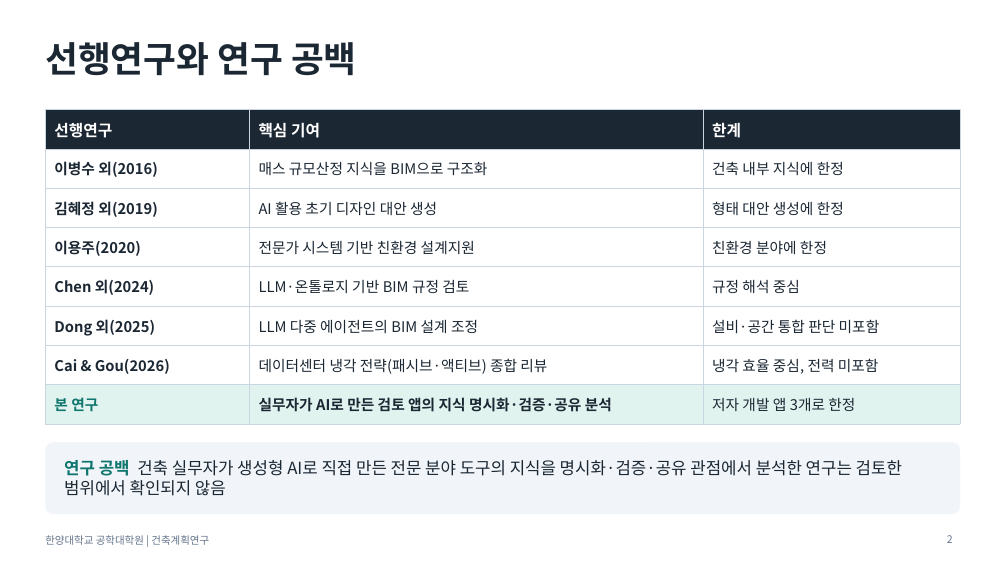
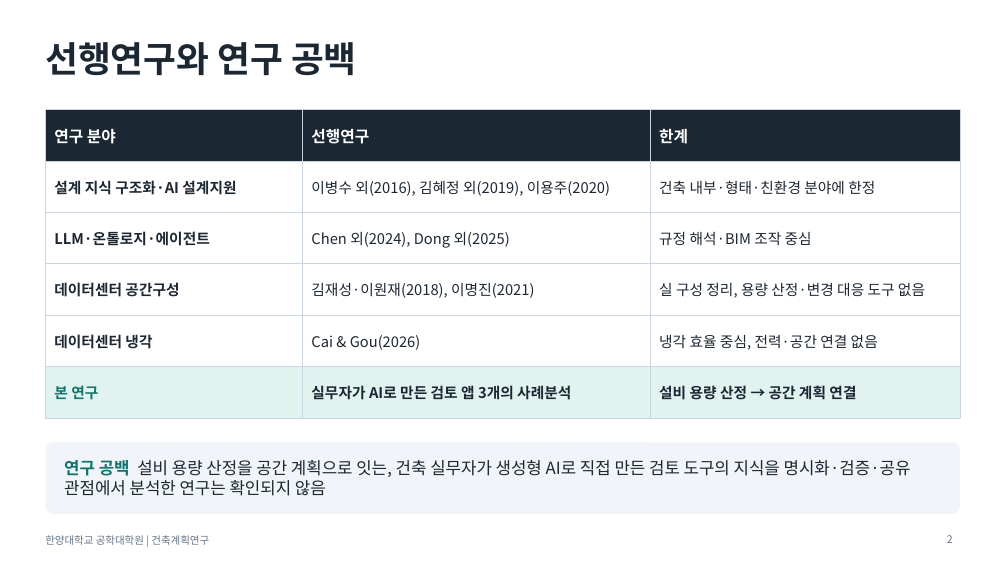
Before and after one commit to sangchuls/pango-gmp, a slide deck: slide 2 of research/slides/presentation.pptx. Drawn at 1008x567 pixels with LibreOffice and Linux fonts; fonts in the diff are those of the drawing. Boxes give left, top, right and bottom in pixels: in the first picture for what was removed or moved away, otherwise in the second. Text is boxed around its words. In the diff, an @@ line names an element or a change of style, - is before the commit and + after.

```diff
--- a/research/slides/presentation.pptx
+++ b/research/slides/presentation.pptx
@@ table at [45,110,960,404] @@
-row 1: 선행연구 | 핵심 기여 | 한계
-row 2: 이병수 외(2016) | 매스 규모산정 지식을 BIM으로 구조화 | 건축 내부 지식에 한정
-row 3: 김혜정 외(2019) | AI 활용 초기 디자인 대안 생성 | 형태 대안 생성에 한정
-row 4: 이용주(2020) | 전문가 시스템 기반 친환경 설계지원 | 친환경 분야에 한정
-row 5: Chen 외(2024) | LLM·온톨로지 기반 BIM 규정 검토 | 규정 해석 중심
-row 6: Dong 외(2025) | LLM 다중 에이전트의 BIM 설계 조정 | 설비·공간 통합 판단 미포함
-row 7: Cai & Gou(2026) | 데이터센터 냉각 전략(패시브·액티브) 종합 리뷰 | 냉각 효율 중심, 전력 미포함
-row 8: 본 연구 | 실무자가 AI로 만든 검토 앱의 지식 명시화·검증·공유 분석 | 저자 개발 앱 3개로 한정
+row 1: 연구 분야 | 선행연구 | 한계
+row 2: 설계 지식 구조화·AI 설계지원 | 이병수 외(2016), 김혜정 외(2019), 이용주(2020) | 건축 내부·형태·친환경 분야에 한정
+row 3: LLM·온톨로지·에이전트 | Chen 외(2024), Dong 외(2025) | 규정 해석·BIM 조작 중심
+row 4: 데이터센터 공간구성 | 김재성·이원재(2018), 이명진(2021) | 실 구성 정리, 용량 산정·변경 대응 도구 없음
+row 5: 데이터센터 냉각 | Cai & Gou(2026) | 냉각 효율 중심, 전력·공간 연결 없음
+row 6: 본 연구 | 실무자가 AI로 만든 검토 앱 3개의 사례분석 | 설비 용량 산정 → 공간 계획 연결
@@ text at [64,460,911,496]: text changed @@
-연구 공백 건축 실무자가 생성형 AI로 직접 만든 전문 분야 도구의 지식을 명시화·검증·공유 관점에서 분석한 연구는 검토한 범위에서 확인되지 않음
+연구 공백 설비 용량 산정을 공간 계획으로 잇는, 건축 실무자가 생성형 AI로 직접 만든 검토 도구의 지식을 명시화·검증·공유 관점에서 분석한 연구는 확인되지 않음
```
Also in this commit, not shown: 3 other slides changed, 4 other files.
